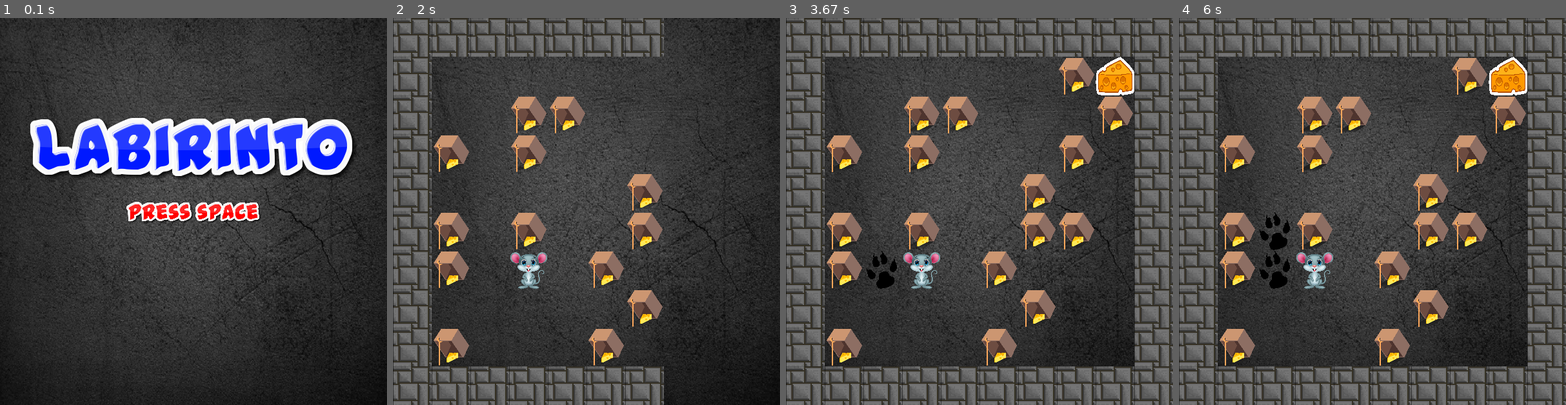
Above: before the commit, frames 1-4 (left to right).
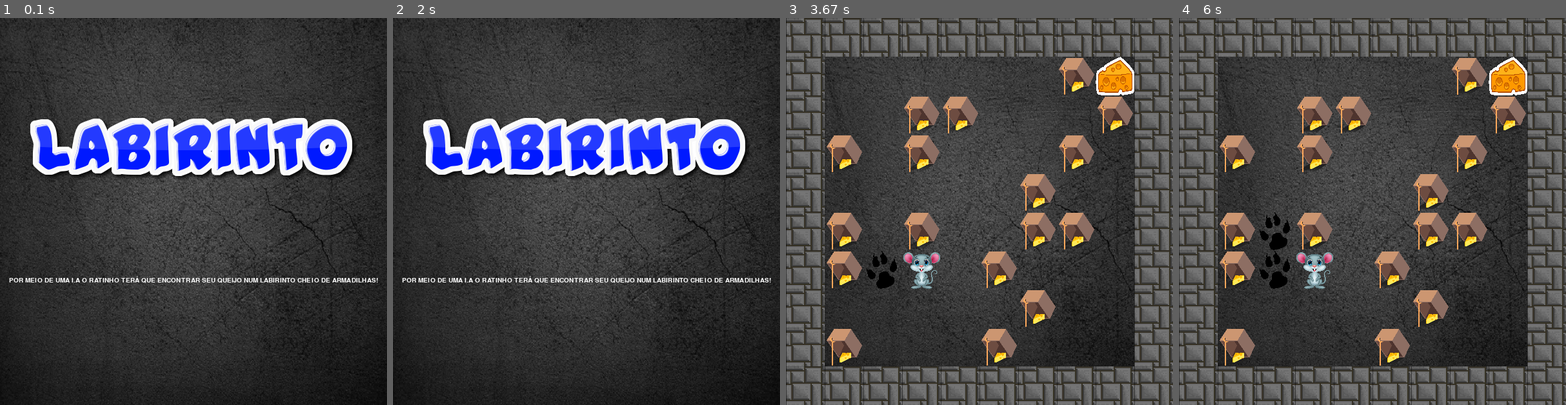
Above: after the commit, the same moments.

Repository: kzoriz/pygame
Game: pygame game, started from teste.py
The game is run twice, just before and just after one commit, with the same random seed, the same clock (stepped at 60 frames per second) and the same inputs.
Inputs:
- Up to frame 1 (0.1 s): no input
- Up to frame 2 (2 s): tap Space at 1.83 s
- Up to frame 3 (3.67 s): no input
- Up to frame 4 (6 s): no input

The runs differ from the first frame. In frame 1, 2.2% of the frame differs, in the area x 2-98%, y 47-69%; in frame 2, 34%, in the area x 0-98%, y 0-100%; in frame 3, less than 0.1%; in frame 4, less than 0.1%.

Commit message:
first commit

Diff:
--- a/labirinto.py
+++ b/labirinto.py
@@ -1,161 +1,48 @@
-import random
+import pygame
+import time
 
-import pygame
-import os
-import pygame.mixer
+pygame.init()
 
-pygame.font.init()
-pygame.mixer.init()
+largura_tela = 800
+altura_tela = 600
 
-WIDTH, HEIGHT = 600, 600
-WIN = pygame.display.set_mode((WIDTH, HEIGHT))
-pygame.display.set_caption("LABIRINTO")
+tela = pygame.display.set_mode((largura_tela, altura_tela))
+pygame.display.set_caption("Sprite Piscante")
 
-WHITE = (255, 255, 255)
-BLACK = (0, 0, 0)
-RED = (255, 0, 0)
-YELLOW = (255, 255, 0)
-BLUE = (0, 0, 255)
-SIZE = 60
-FPS = 60
-BG = pygame.transform.scale(pygame.image.load(os.path.join('Assets', 'piso.jpg')), (WIDTH, HEIGHT + 10))
-Rato = pygame.transform.scale(pygame.image.load(os.path.join('Assets', 'rato.png')), (SIZE, SIZE))
-Armadilha = pygame.transform.scale(pygame.image.load(os.path.join('Assets', 'armadilha.png')), (SIZE, SIZE))
-Queijo = pygame.transform.scale(pygame.image.load(os.path.join('Assets', 'queijo.png')), (SIZE, SIZE))
-Pegada = pygame.transform.scale(pygame.image.load(os.path.join('Assets', 'pegada.png')), (SIZE, SIZE))
+# Carregando as imagens do sprite
+sprite1 = pygame.image.load("Assets/press_space.png")
+sprite2 = pygame.image.load("Assets/press_space2.png")
 
+# Configurando o retângulo do sprite
+retangulo_sprite = sprite1.get_rect()
+retangulo_sprite.center = (largura_tela // 2, altura_tela // 2)
 
-def draw_window():
-    WIN.blit(BG, (0, 0))
-    armadilhas = []
-    for i in range(0, 10):
-        for j in range(0, 10):
-            if random.randint(0, 100) > SIZE:
-                WIN.blit(Armadilha, (i * SIZE, j * SIZE))
-                armadilhas.append(f'{i * SIZE},{j * SIZE}')
-    while True:
-        pos_x_rato = random.randint(0, 9) * SIZE
-        pos_y_rato = random.randint(0, 9) * SIZE
-        pos_rato = f'{pos_x_rato},{pos_y_rato}'
-        if pos_rato not in armadilhas:
-            break
-        else:
-            print(f"Rato Colidiu! {pos_x_rato},{pos_y_rato}")
-    print("pos_rato: ", pos_rato)
-    WIN.blit(Rato, (pos_x_rato, pos_y_rato))
-    while True:
-        pos_x_queijo = random.randint(0, 9) * SIZE
-        pos_y_queijo = random.randint(0, 9) * SIZE
-        pos_queijo = f'{pos_x_queijo},{pos_y_queijo}'
-        if pos_queijo not in armadilhas and pos_queijo != pos_rato:
-            break
-        else:
-            print(f"Queijo colidiu! {pos_x_queijo},{pos_y_queijo}")
-    print("pos_queijo: ", pos_queijo)
-    WIN.blit(Queijo, (pos_x_queijo, pos_y_queijo))
-    # busca
-    pos_atual = f"{pos_x_rato}{pos_y_rato}"
-    pos_x = pos_x_rato
-    pos_y = pos_y_rato
-    prox_up = f"{pos_x},{pos_y - SIZE}"
-    prox_left = f"{pos_x - SIZE},{pos_y}"
-    prox_down = f"{pos_x},{pos_y + SIZE}"
-    prox_right = f"{pos_x + SIZE},{pos_y}"
-    up = True
-    right = False
-    down = False
-    left = False
-    print(len(armadilhas))
-    print(armadilhas)
+# Definindo o intervalo de tempo para piscar o sprite (em segundos)
+intervalo_piscar = 0.5
 
-    # def tentar_caminho(x, y, tamanho, lista):
-    #     vazio = False
-    #     posicao = f"{x // 70},{(y // 70) - 1}"
-    #     print("posição: ", posicao)
-    #     if posicao not in lista and 0 <= y - 70 <= tamanho:
-    #         vazio = True
-    #     return vazio
-    # def caminho_up(pos_x, pos_y, armadilhas):
-    #     if f"{pos_x},{pos_y}" not in armadilhas:
+piscar = True  # Variável para controlar o estado do sprite
 
+tempo_anterior = time.time()
 
-    def verificar(pos_x, pos_y, z):
-        achou = False
-        prox_up = f"{pos_x},{pos_y - SIZE}"
-        prox_left = f"{pos_x - SIZE},{pos_y}"
-        prox_down = f"{pos_x},{pos_y + SIZE}"
-        prox_right = f"{pos_x + SIZE},{pos_y}"
-        if prox_up == z or prox_left == z or prox_down == z or prox_right == z:
-            achou = True
-            return achou
-        else:
-            return achou
+rodando = True
+while rodando:
+    for event in pygame.event.get():
+        if event.type == pygame.QUIT:
+            rodando = False
 
-    while True:
-        print(f"pos_atual: {pos_x},{pos_y}", )
-        if verificar(pos_x_rato, pos_y_rato, pos_queijo):
-            print("AChou!")
-            break
-        while f"{pos_x},{pos_y - SIZE}" not in armadilhas and pos_y - SIZE >= 0 and verificar(pos_x, pos_y, pos_queijo) == False:
-            print(f"up: {pos_x},{pos_y - SIZE}")
-            pos_y = pos_y - SIZE
-            WIN.blit(Pegada, (pos_x, pos_y))
-            if verificar(pos_x, pos_y, pos_queijo):
-                print("AChou!")
-                break
-        while f"{pos_x - SIZE},{pos_y}" not in armadilhas and pos_x - SIZE >= 0 and verificar(pos_x, pos_y, pos_queijo) == False:
-            print(f"left: {pos_x - SIZE},{pos_y}")
-            pos_x = pos_x - SIZE
-            WIN.blit(Pegada, (pos_x, pos_y))
+    # Verificar se é hora de piscar o sprite
+    tempo_atual = time.time()
+    if tempo_atual - tempo_anterior >= intervalo_piscar:
+        piscar = not piscar
+        tempo_anterior = tempo_atual
 
-            if verificar(pos_x, pos_y, pos_queijo):
-                print("AChou!")
-                break
-        while f"{pos_x},{pos_y + SIZE}" not in armadilhas and pos_y + SIZE <= 530 and verificar(pos_x, pos_y, pos_queijo) == False:
-            print(f"down: {pos_x},{pos_y + SIZE}")
-            pos_y = pos_y + SIZE
-            WIN.blit(Pegada, (pos_x, pos_y))
+    # Desenhar o sprite na tela
+    tela.fill((255, 255, 255))  # Preencher a tela com branco
+    if piscar:
+        tela.blit(sprite1, retangulo_sprite)
+    else:
+        tela.blit(sprite2, retangulo_sprite)
 
-            if verificar(pos_x, pos_y, pos_queijo):
-                print("AChou!")
-                break
-        while f"{pos_x + SIZE},{pos_y}" not in armadilhas and pos_x + SIZE <= 530 and verificar(pos_x, pos_y, pos_queijo) == False:
-            print(f"right: {pos_x + SIZE},{pos_y}")
-            pos_x = pos_x + SIZE
-            WIN.blit(Pegada, (pos_x, pos_y))
+    pygame.display.flip()
 
-            if verificar(pos_x, pos_y, pos_queijo):
-                print("AChou!")
-                break
-        if verificar(pos_x, pos_y, pos_queijo):
-            print("Parabéns!")
-            break
-        else:
-            print(f"UP: {pos_x},{pos_y - SIZE}")
-            print(f"LEFT: {pos_x - SIZE},{pos_y}")
-            print(f"DOWN: {pos_x},{pos_y + SIZE}")
-            print(f"RIGTH: {pos_x + SIZE},{pos_y}")
-            print(armadilhas)
-            print("sem Saida")
-            break
-    # pygame.time.delay(2000)
-    pygame.display.update()
-
-
-def main():
-    clock = pygame.time.Clock()
-    run = True
-    draw_window()
-    while run:
-        clock.tick(FPS)
-        for event in pygame.event.get():
-            if event.type == pygame.QUIT:
-                run = False
-                pygame.quit()
-        # pygame.time.delay(2000)
-        pygame.display.update()
-    main()
-
-
-if __name__ == "__main__":
-    main()
+pygame.quit()
--- a/teste.py
+++ b/teste.py
@@ -2,6 +2,7 @@
 import pygame
 import os
 import pygame.mixer
+import time
 
 pygame.font.init()
 pygame.mixer.init()
@@ -11,10 +12,7 @@
 pygame.display.set_caption("LABIRINTO")
 
 WHITE = (255, 255, 255)
-BLACK = (0, 0, 0)
-RED = (255, 0, 0)
-YELLOW = (255, 255, 0)
-BLUE = (0, 0, 255)
+
 SIZE = 60
 FPS = 60
 BG = pygame.transform.scale(pygame.image.load(os.path.join('Assets', 'piso.jpg')), (WIDTH, HEIGHT))
@@ -22,6 +20,7 @@
 BG3 = pygame.transform.scale(pygame.image.load(os.path.join('Assets', 'ratosad.png')), (WIDTH, HEIGHT))
 LOGO = pygame.transform.scale(pygame.image.load(os.path.join('Assets', 'logo.png')), (518, 150))
 PRESS_SPACE = pygame.transform.scale(pygame.image.load(os.path.join('Assets', 'press_space.png')), (212, 50))
+PRESS_SPACE2 = pygame.transform.scale(pygame.image.load(os.path.join('Assets', 'press_space2.png')), (212, 50))
 ACHOU = pygame.transform.scale(pygame.image.load(os.path.join('Assets', 'achou.png')), (356, 150))
 NAO_ACHOU = pygame.transform.scale(pygame.image.load(os.path.join('Assets', 'sem_caminho.png')), (468, 75))
 Rato = pygame.transform.scale(pygame.image.load(os.path.join('Assets', 'rato.png')), (SIZE, SIZE))
@@ -41,6 +40,11 @@
 RAPAZ_SOUND = pygame.mixer.Sound(os.path.join('Assets/Rapaz.mp3'))
 SUSPENSE_SOUND = pygame.mixer.Sound(os.path.join('Assets/Suspense.mp3'))
 
+retangulo_sprite = PRESS_SPACE.get_rect()
+# intervalo_piscar = 0.5
+# piscar = True  # Variável para controlar o estado do sprite
+#
+# tempo_anterior = time.time()
 WIN.blit(BG, (0, 0))
 
 TAMANHO = 10
@@ -49,16 +53,17 @@
 SEM_SAIDA = 'X'
 VAZIO = ' '
 INICIO = 'I'
-tabuleiro = [[],
-             [],
-             [],
-             [],
-             [],
-             [],
-             [],
-             [],
-             [],
-             []]
+
+TEXT_INTRO = pygame.font.SysFont('comicsans', 15)
+
+resumo = 'Por meio de uma I.A o ratinho terá que encontrar seu queijo num labirinto cheio de armadilhas!'
+
+
+def draw_intro(text):
+    draw_text = TEXT_INTRO.render(text.upper(), True, WHITE)
+    WIN.blit(draw_text, (WIDTH / 2 - draw_text.get_width() / 2, HEIGHT - 200))
+    pygame.display.update()
+    pygame.time.delay(2000)
 
 
 def inicializar_matriz(matriz, TAMANHO):
@@ -116,7 +121,6 @@
 
 
 def tentar_caminho(prox_linha, prox_coluna):
-    # print("tentar_caminho")
     achou = False
     pygame.display.update()
     if tabuleiro[prox_linha][prox_coluna] == DESTINO:
@@ -125,7 +129,6 @@
         WIN.blit(BG2, (0, 0))
         pygame.display.update()
     elif posicao_vazia(prox_linha, prox_coluna):
-        # print("tentar_caminho ||")
         tabuleiro[prox_linha][prox_coluna] = CAMINHO
         WIN.blit(Pegada, (prox_linha * SIZE, prox_coluna * SIZE))
         PASSOS_SOUND.play()
@@ -171,61 +174,29 @@
     return achou
 
 
-# tabuleiro = inicializar_matriz(tabuleiro, TAMANHO)
-# linha_inicio = gerar_numero(1, 8)
-# coluna_inicio = gerar_numero(1, 8)
-# linha_destino = gerar_numero(1, 8)
-# coluna_destino = gerar_numero(1, 8)
-#
-# tabuleiro[linha_inicio][coluna_inicio] = INICIO
-#
-# tabuleiro[linha_destino][coluna_destino] = DESTINO
-# imprimir(tabuleiro)
-
-
-# def draw_window():
-#     WIN.blit(BG, (0, 0))
-#     for i in range(0, 10):
-#         for j in range(0, 10):
-#             if tabuleiro[i][j] == '#':
-#                 WIN.blit(Armadilha, (i * SIZE, j * SIZE))
-#                 pygame.display.update()
-#             elif tabuleiro[i][j] == 'I':
-#                 WIN.blit(Rato, (i * SIZE, j * SIZE))
-#             elif tabuleiro[i][j] == 'D':
-#                 WIN.blit(Queijo, (i * SIZE, j * SIZE))
-#     pygame.display.update()
-
-
-# BG_SOUND.play()
-# achou = procurar_caminho(linha_inicio, coluna_inicio)
-#
-# if achou:
-#     print("achou caminho!")
-#     pygame.display.update()
-#     WIN.blit(BG2, (0, 0))
-#     pygame.display.update()
-#     BG_SOUND.stop()
-#     WINS_SOUND.play()
-# else:
-#     print("nao tem caminho!")
-#     pygame.display.update()
-#     WIN.blit(BG3, (0, 0))
-#     pygame.display.update()
-#     BG_SOUND.stop()
-#     FAIL_SOUND.play()
-
 def main():
+    intervalo_piscar = 0.5
+    piscar = True  # Variável para controlar o estado do sprite
+
+    tempo_anterior = time.time()
     global tabuleiro
     clock = pygame.time.Clock()
     run = True
     WIN.blit(BG, (0, 0))
-    WIN.blit(LOGO, (WIDTH/2 - 259, HEIGHT/3 - 75))
-    WIN.blit(PRESS_SPACE, (WIDTH/2 - 106, HEIGHT/2 - 25))
-
+    WIN.blit(LOGO, (WIDTH / 2 - 259, HEIGHT / 3 - 75))
+    # WIN.blit(PRESS_SPACE, (WIDTH / 2 - 106, HEIGHT / 2 - 25))
+    draw_intro(resumo)
     INTRO_SOUND.play()
     while run:
         clock.tick(FPS)
+        tempo_atual = time.time()
+        if tempo_atual - tempo_anterior >= intervalo_piscar:
+            piscar = not piscar
+            tempo_anterior = tempo_atual
+        if piscar:
+            WIN.blit(PRESS_SPACE, (WIDTH / 2 - 106, HEIGHT / 2 - 25))
+        else:
+            WIN.blit(PRESS_SPACE2, (WIDTH / 2 - 106, HEIGHT / 2 - 25))
         for event in pygame.event.get():
             if event.type == pygame.QUIT:
                 run = False
@@ -233,6 +204,7 @@
             if event.type == pygame.KEYUP:
                 if event.key == pygame.K_SPACE:
                     INTRO_SOUND.stop()
+                    tabuleiro = [[], [], [], [], [], [], [], [], [], []]
                     tabuleiro = inicializar_matriz(tabuleiro, TAMANHO)
                     linha_inicio = gerar_numero(1, 8)
                     coluna_inicio = gerar_numero(1, 8)
@@ -248,8 +220,6 @@
 
                     if achou:
                         print("achou caminho!")
-                        # pygame.time.delay(1000)
-                        # pygame.display.update()
                         WIN.blit(BG2, (0, 0))
                         WIN.blit(ACHOU, (WIDTH / 2 - 356 / 2, HEIGHT - 250))
                         pygame.display.update()
@@ -270,11 +240,9 @@
                         pygame.time.delay(3000)
                         WIN.blit(PRESS_SPACE, (WIDTH / 2 - 106, HEIGHT / 2 - 25))
                         break
-
         pygame.display.update()
     main()
 
 
 if __name__ == "__main__":
     main()
-#commit
Binary file added: Assets/press_space2.png
